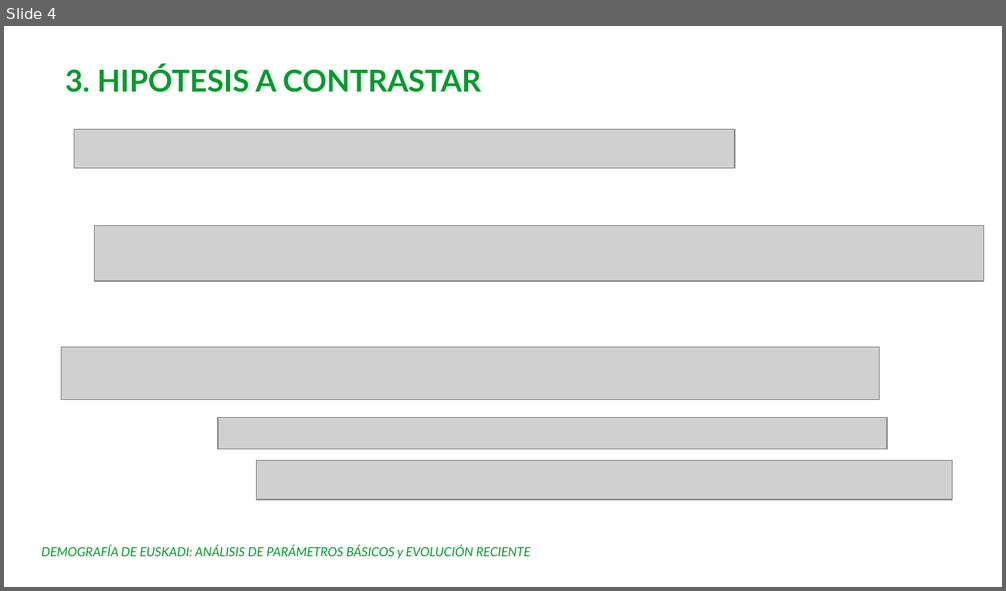
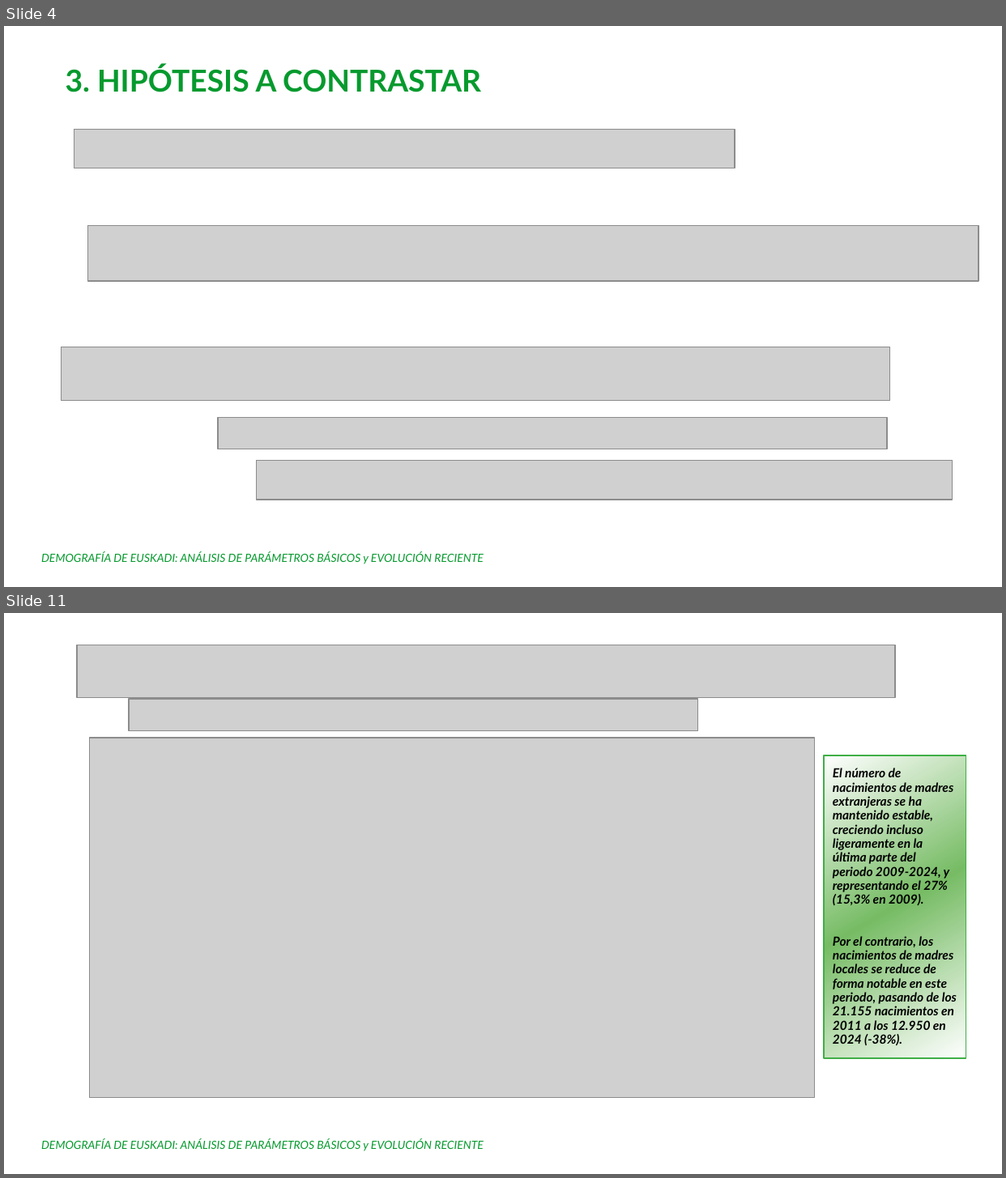
Before and after one commit to Leire2026/EDA, a slide deck: Presentacion_EDA.ppt. Shown one above the other, each under a label of ours: slide 4 before the commit, slides 4 and 11 after it; the slides between them are not shown. The pictures are 1006x591 and 1006x1178 pixels, drawn with LibreOffice and Linux fonts; fonts in the diff are those of the drawing; grey boxes stand for pictures; background and template pictures are left out. Boxes give left, top, right and bottom in pixels: in the first picture for what was removed or moved away, otherwise in the second. Text is boxed around its words. In the diff, an @@ line names an element or a change of style, - is before the commit and + after.

```diff
--- a/Presentacion_EDA.ppt
+++ b/Presentacion_EDA.ppt
@@ slide 11 added at [4,613,1002,1174], background picture (left out) @@
@@ picture added at [78,645,896,697] @@
@@ picture added at [129,699,698,730] @@
@@ picture added at [89,738,815,1098] @@
@@ rectangle added at [825,756,966,1059], fill gradient #FFFFFF to #77BC65, outline #3FAF46 0.74 pt, 10 pt, text #000000, bold, italic @@
+El número de nacimientos de madres extranjeras se ha mantenido estable, creciendo incluso ligeramente en la última parte del periodo 2009-2024, y representando el 27% (15,3% en 2009).
+Por el contrario, los nacimientos de madres locales se reduce de forma notable en este periodo, pasando de los 21.155 nacimientos en 2011 a los 12.950 en 2024 (-38%).
@@ text added at [41,1139,484,1152], 9 pt, text #069A2E, italic @@
+DEMOGRAFÍA DE EUSKADI: ANÁLISIS DE PARÁMETROS BÁSICOS y EVOLUCIÓN RECIENTE
@@ slide 4 changed as well @@
@@ picture: place and size @@
-picture at [95,225,984,280]
+picture at [87,225,978,280]
@@ picture: place and size @@
-picture at [61,348,880,400]
+picture at [61,348,890,401]
@@ text "DEMOGRAFÍA DE EUSKADI: ANÁLISIS DE ...": place and size @@
-text "DEMOGRAFÍA DE EUSKADI: ANÁLISIS DE ..." at [41,545,530,559]
+text "DEMOGRAFÍA DE EUSKADI: ANÁLISIS DE ..." at [41,552,484,565]
@@ text "DEMOGRAFÍA DE EUSKADI: ANÁLISIS DE ..." at [41,552,484,565]: size 10 to 9 pt @@
```
Also in this commit, not shown: 10 other slides changed, 4 other slides added, 3 slides removed, 2 other files.
